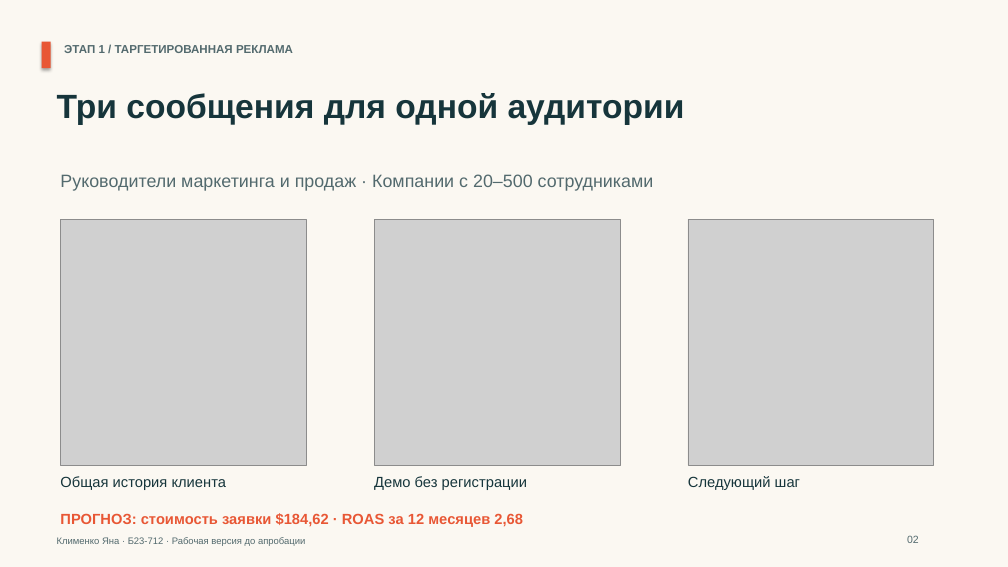
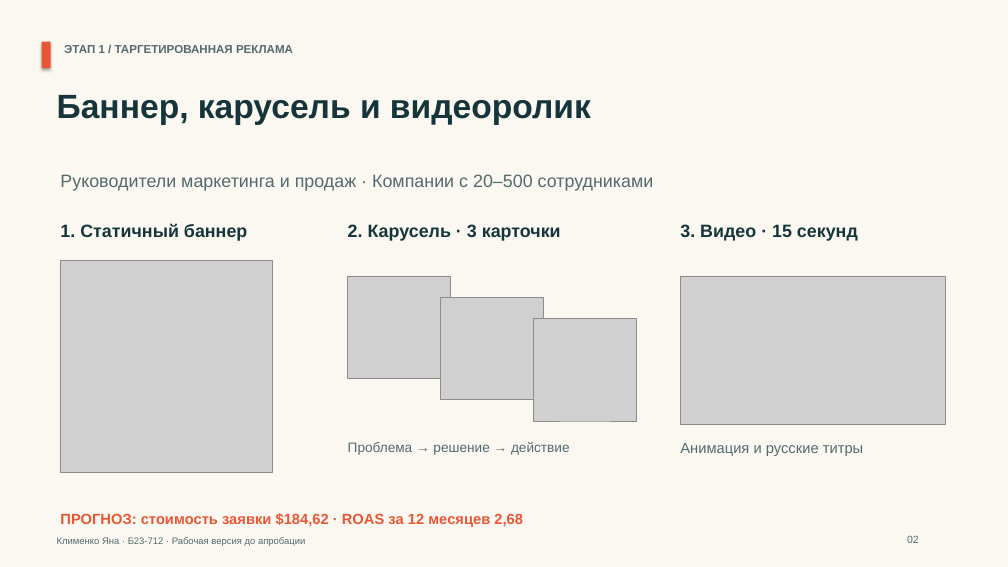
Before and after one commit to indolentmenace/hubspot-lab3, a slide deck: slide 2 of materials/LR3_HubSpot_presentation.pptx. Drawn at 1008x567 pixels with LibreOffice and Linux fonts; fonts in the diff are those of the drawing; grey boxes stand for pictures. Boxes give left, top, right and bottom in pixels: in the first picture for what was removed or moved away, otherwise in the second. Text is boxed around its words. In the diff, an @@ line names an element or a change of style, - is before the commit and + after.

```diff
--- a/materials/LR3_HubSpot_presentation.pptx
+++ b/materials/LR3_HubSpot_presentation.pptx
@@ text at <box>57,95,591,125</box>: text changed @@
-Три сообщения для одной аудитории
+Баннер, карусель и видеоролик
@@ text added at <box>60,223,247,241</box>, 17 pt, text #16353B, bold @@
+1. Статичный баннер
@@ text added at <box>348,224,561,241</box>, 17 pt, text #16353B, bold @@
+2. Карусель · 3 карточки
@@ picture removed at <box>374,219,620,465</box> @@
@@ text added at <box>680,224,858,241</box>, 17 pt, text #16353B, bold @@
+3. Видео · 15 секунд
@@ picture: place and size @@
-picture at <box>60,219,306,465</box>
+picture at <box>60,261,272,473</box>
@@ picture added at <box>348,276,451,379</box> @@
@@ picture added at <box>441,297,544,400</box> @@
@@ picture: place and size @@
-picture at <box>688,219,934,465</box>
+picture at <box>681,276,945,425</box>
@@ picture added at <box>534,318,637,421</box> @@
@@ text added at <box>348,442,570,455</box>, 13 pt, text #536A6E @@
+Проблема → решение → действие
@@ text added at <box>680,443,863,456</box>, 14 pt, text #536A6E @@
+Анимация и русские титры
@@ text removed at <box>60,476,226,490</box> @@
-Общая история клиента
@@ text removed at <box>374,476,527,490</box> @@
-Демо без регистрации
@@ text removed at <box>688,476,800,490</box> @@
-Следующий шаг
```
Also in this commit, not shown: 21 other files.
